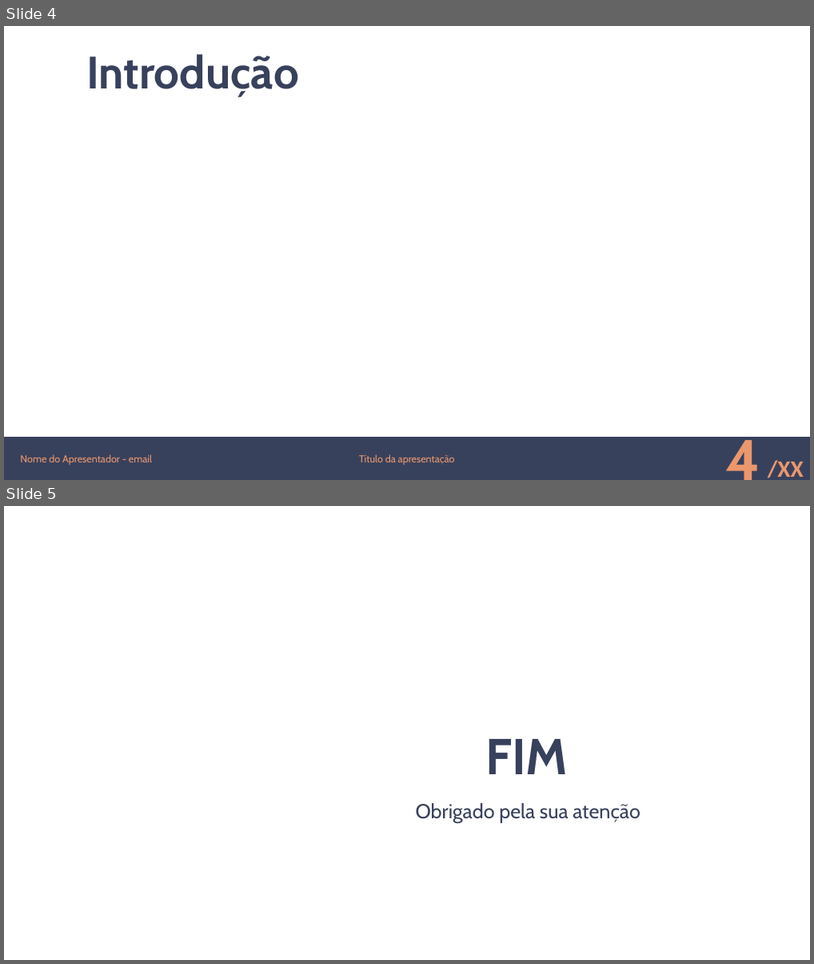
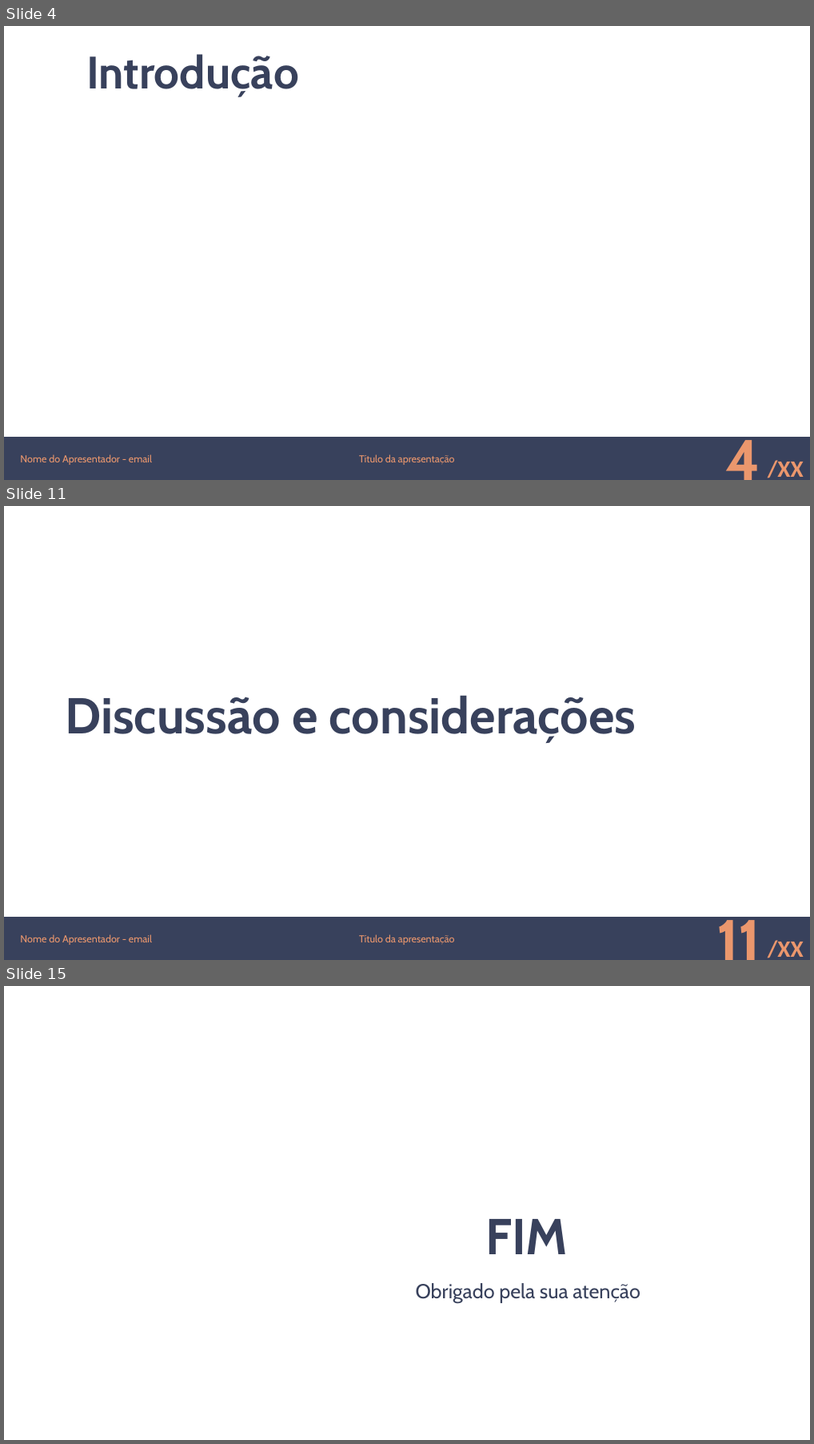
Before and after one commit to lincolncosta/alexnet-oxford-flowers, a slide deck: apresentacao-final.pptx. Shown one above the other, each under a label of ours: slides 4 and 5 before the commit, slides 4, 11 and 15 after it; the slides between them are not shown. The pictures are 814x964 and 814x1444 pixels, drawn with LibreOffice and Linux fonts; fonts in the diff are those of the drawing; background and template pictures are left out. Boxes give left, top, right and bottom in pixels: in the first picture for what was removed or moved away, otherwise in the second. Text is boxed around its words. In the diff, an @@ line names an element or a change of style, - is before the commit and + after.

```diff
--- a/apresentacao-final.pptx
+++ b/apresentacao-final.pptx
@@ slide 11 added at (x1=4, y1=506, x2=810, y2=960), background #FFFFFF; not listed: 2 template elements that a slide beside it also shows @@
@@ title added at (x1=65, y1=695, x2=636, y2=743), 60 pt, text #38415C, bold @@
+Discussão e considerações
@@ text added at (x1=20, y1=934, x2=152, y2=944), 12 pt, text #EB976D @@
+Nome do Apresentador - email
@@ text added at (x1=359, y1=934, x2=455, y2=944), 12 pt, text #EB976D @@
+Título da apresentação
@@ page number added at (x1=586, y1=926, x2=767, y2=950), 72 pt, text #EB976D, bold @@
+11
@@ what was slide 5 is now slide 15 @@
```
Also in this commit, not shown: 9 other slides added.
